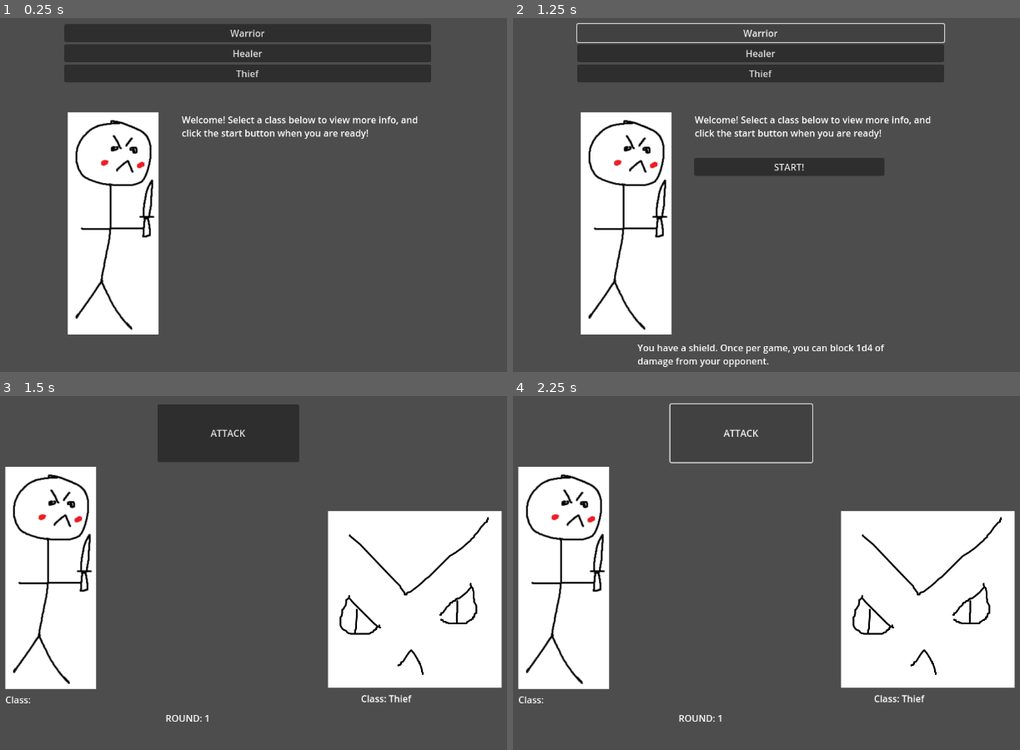
Above: before the commit, frames 1-4 (two rows, left to right).
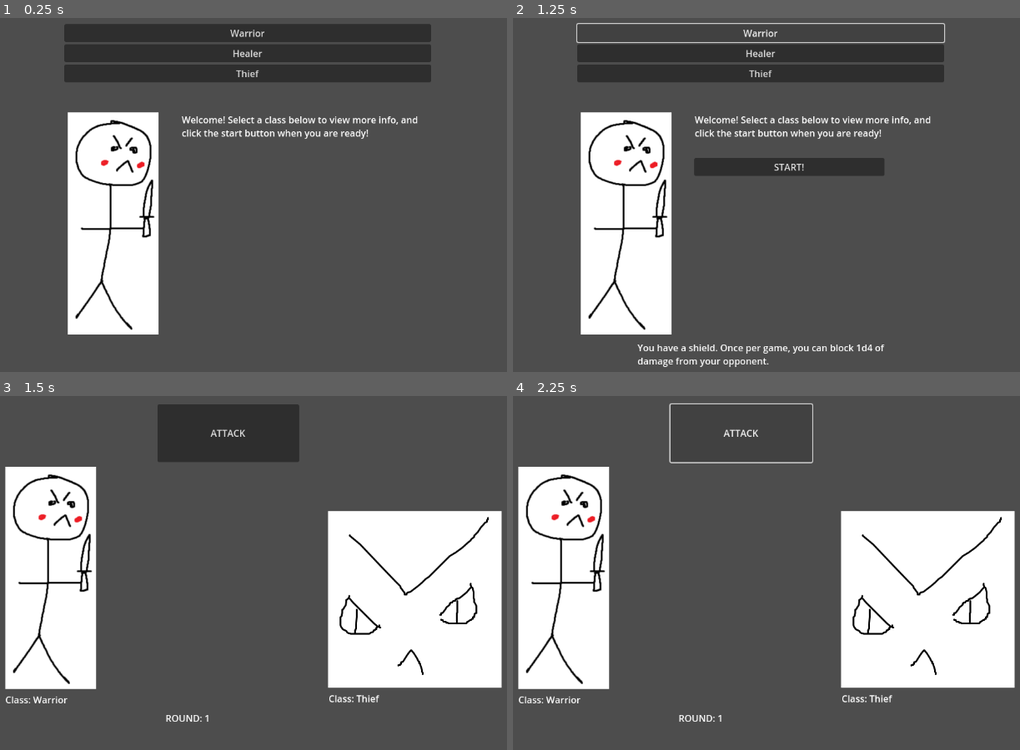
Above: after the commit, the same moments.

Repository: Frisaf/brawl_visual
Game: Godot game, scene res://Scenes/character_choice.tscn
The game is run twice, just before and just after one commit, with the same random seed, the same clock (stepped at 60 frames per second) and the same inputs.
Inputs:
- Up to frame 1 (0.25 s): no input
- Up to frame 2 (1.25 s): click "Warrior" at 0.5 s
- Up to frame 3 (1.5 s): click "START!" at 1.25 s
- Up to frame 4 (2.25 s): click "ATTACK" at 2 s

Frames 1-2 are identical in both runs. In frame 3, 0.3% of the frame differs, in the area x 6-82%, y 84-87%; in frame 4, 0.3%.

Commit message:
fixed error with player class not display properly

Diff:
--- a/Scenes/game.tscn
+++ b/Scenes/game.tscn
@@ -30,9 +30,9 @@
 text = "Class: "
 
 [node name="EnemyClass" type="RichTextLabel" parent="."]
-offset_left = 705.0
+offset_left = 649.0
 offset_top = 514.0
-offset_right = 871.0
+offset_right = 815.0
 offset_bottom = 554.0
 text = "Class: "
 
--- a/Scripts/character_choice.gd
+++ b/Scripts/character_choice.gd
@@ -6,7 +6,6 @@
 @onready var start_button: Button = $start_button
 
 var selected_class = ""
-var player_class = ""
 
 func _on_warrior_button_pressed() -> void:
 	selected_class = "Warrior"
@@ -30,5 +29,5 @@
 	start_button.visible = true
 
 func _on_start_button_pressed() -> void:
-	player_class = selected_class
+	Globals.player_class = selected_class
 	get_tree().change_scene_to_file("res://Scenes/game.tscn")
--- a/Scripts/game.gd
+++ b/Scripts/game.gd
@@ -7,10 +7,12 @@
 const CLASSES = ["Warrior", "Healer", "Thief"]
 
 var enemy_class = CLASSES[randi() % CLASSES.size()]
-var round = 1
+var game_round = 1
 var enemy_hp = 20
+var player_hp = 20
+var player_class
 
 func _ready() -> void:
-	round_indicator.append_text(str(round))
-	player_class_label.append_text(CharacterChoice.player_class)
+	round_indicator.append_text(str(game_round))
+	player_class_label.append_text(Globals.player_class)
 	enemy_class_label.append_text(enemy_class)
--- /dev/null
+++ b/Scripts/globals.gd
@@ -0,0 +1,3 @@
+extends Node
+
+var player_class = ""
--- a/project.godot
+++ b/project.godot
@@ -17,7 +17,7 @@
 
 [autoload]
 
-CharacterChoice="*res://Scripts/character_choice.gd"
+Globals="*res://Scripts/globals.gd"
 
 [input]
 
Not shown, added: Scripts/globals.gd.uid
